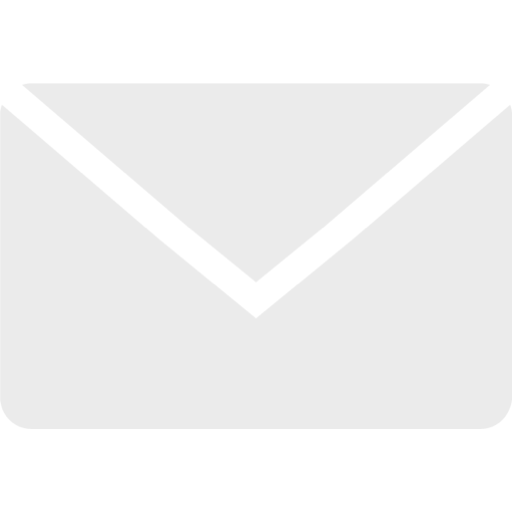
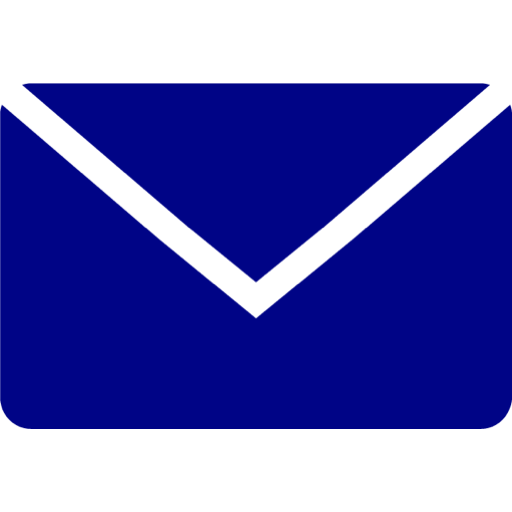
Before/after of a 512 × 512 layered artwork. What changed in the layer stack:
added layer "Layer 0 copy" above "Layer 0" over [0, 83, 512, 429]
hid "Layer 0" over [0, 83, 512, 429]
